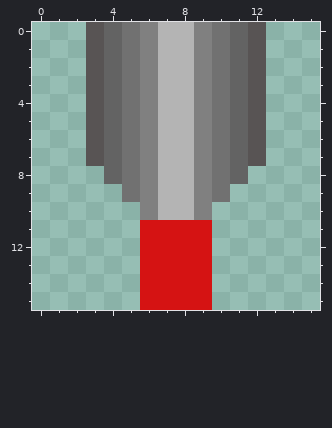
Pixel-art sprite: gfx/laser_cannon.png. That is the earlier state.
The file is 16x16 pixels.
New version:
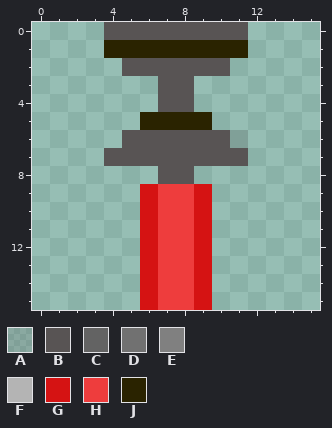
Palette (. is transparent): A #58545432  B #585454  C #636363  D #717171  E #808080  F #b4b4b4  G #d51313  H #ee3d3d  J #2a2300
The edit:
Changed rows in their new state; - is an unchanged pixel.
first column x 3:
 0 .BBBBBBBB.
 1 .JJJJJJJJ.
 2 ..BBBBBB..
 3 ....BB....
 4 ....BB....
 5 ...JJJJ...
 6 ..BBBBBBA.
 7 .BBBBBBBB.
 8 -...BB...-
 9 --.GHHG.--
10 ---GHHG---
11 ----HH----
12 ----HH----
13 ----HH----
14 ----HH----
15 ----HH----
Boxes around the changes in both pictures, in picture pixels (x1, y1, x2, y2):
changed: (86, 22, 266, 310)
